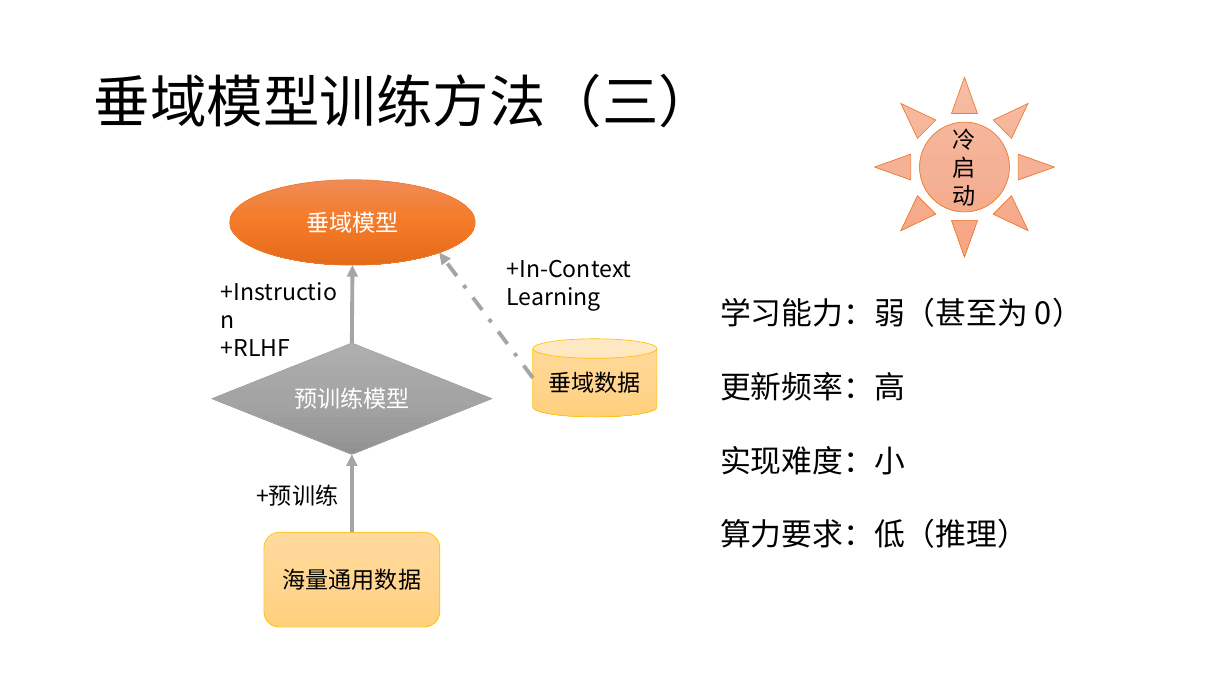
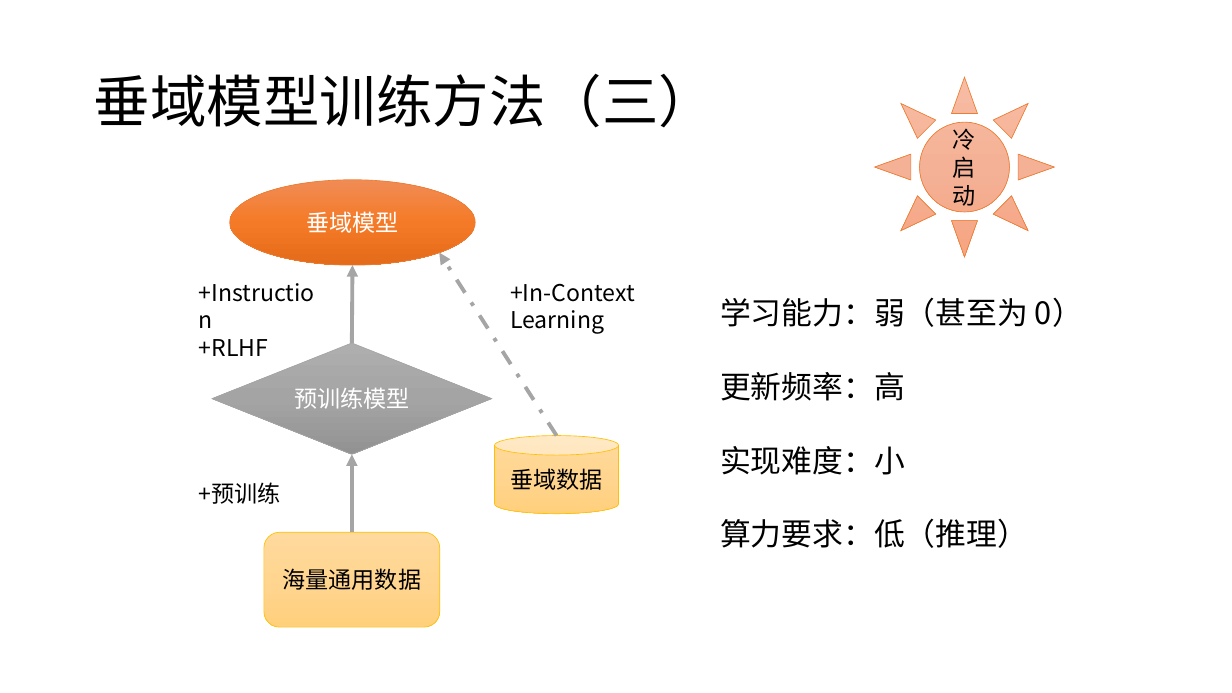
Before and after one commit to SakigamiYang/PyCon, a slide deck: slide 8 of PyCon2023/LLM+RAG企业落地-Ai兔兔.pptx (slide 7 before the commit). Drawn at 1232x693 pixels with LibreOffice and Linux fonts; fonts in the diff are those of the drawing. Boxes give left, top, right and bottom in pixels: in the first picture for what was removed or moved away, otherwise in the second. Text is boxed around its words. In the diff, an @@ line names an element or a change of style, - is before the commit and + after.

```diff
--- a/PyCon2023/LLM+RAG企业落地-Ai兔兔.pptx
+++ b/PyCon2023/LLM+RAG企业落地-Ai兔兔.pptx
@@ arrow moved from (533, 378) - (439, 252) to (556, 435) - (439, 252) @@
@@ text "+Instruction": place and size @@
-text "+Instruction" at <box>221,339,291,356</box>
+text "+Instruction" at <box>199,339,269,356</box>
@@ text "+In-Context": place and size @@
-text "+In-Context" at <box>507,259,632,311</box>
+text "+In-Context" at <box>510,283,635,334</box>
@@ cylinder "垂域数据": place and size @@
-cylinder "垂域数据" at <box>533,339,657,418</box>
+cylinder "垂域数据" at <box>494,435,618,514</box>
@@ text "+预训练": place and size @@
-text "+预训练" at <box>256,484,338,506</box>
+text "+预训练" at <box>199,482,281,504</box>
```
Also in this commit, not shown: 15 other slides changed, 2 slides added, 1 slide removed.
